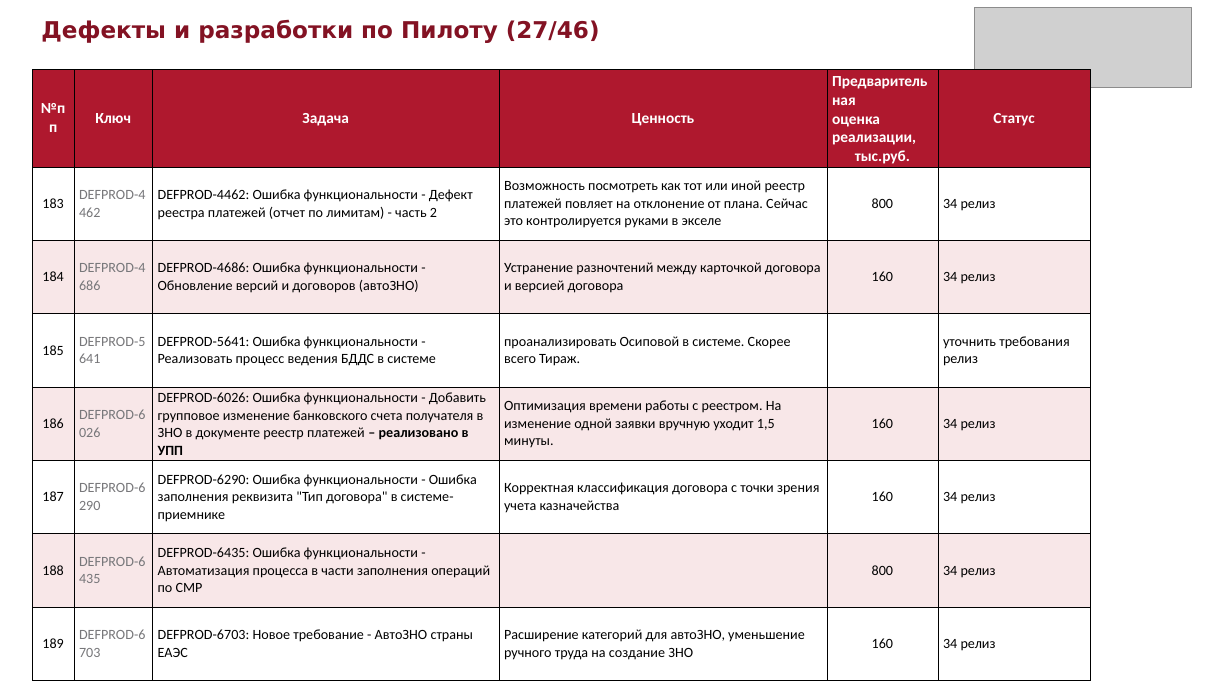
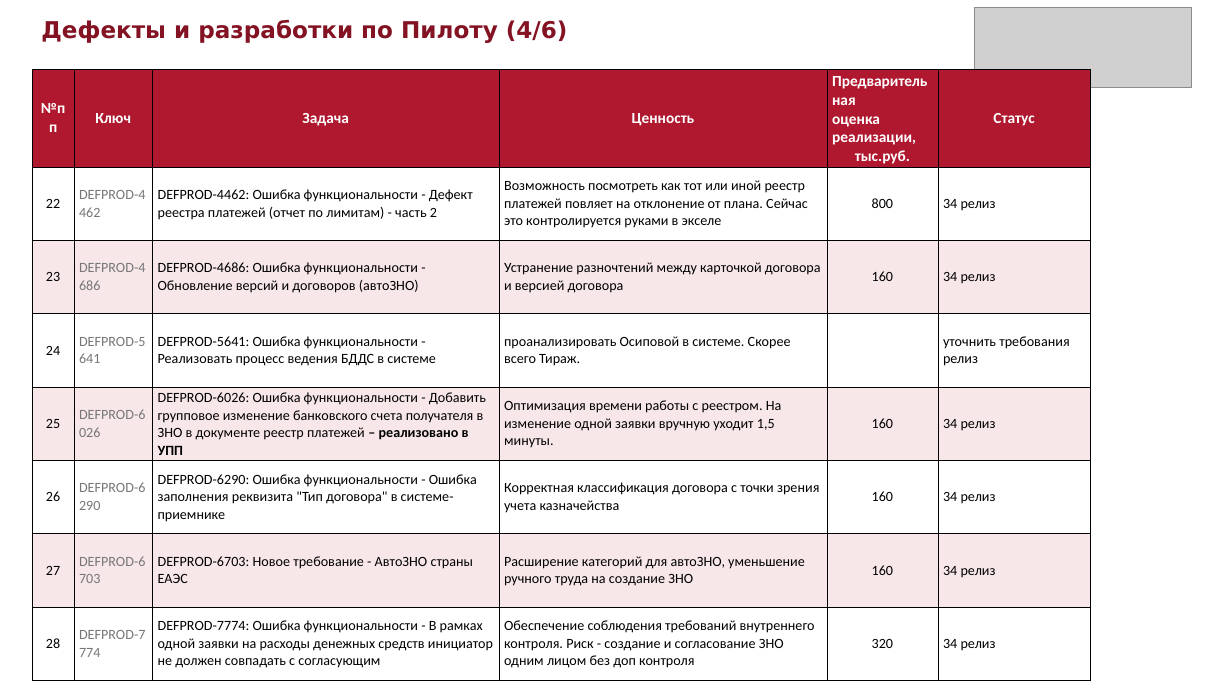
Before and after one commit to sokrat-in-me/pptx, a slide deck: slide 4 of Дефекты_и_разработки_по_Пилоту.pptx (slide 27 before the commit). Drawn at 1232x693 pixels with LibreOffice and Linux fonts; fonts in the diff are those of the drawing; grey boxes stand for pictures. Boxes give left, top, right and bottom in pixels: in the first picture for what was removed or moved away, otherwise in the second. Text is boxed around its words. In the diff, an @@ line names an element or a change of style, - is before the commit and + after.

```diff
--- a/Дефекты_и_разработки_по_Пилоту.pptx
+++ b/Дефекты_и_разработки_по_Пилоту.pptx
@@ text at (41,19,568,43): text changed @@
-Дефекты и разработки по Пилоту (27/46)
+Дефекты и разработки по Пилоту (4/6)
@@ table at (32,69,1091,672) @@
-row 2, column 1: 183
+row 2, column 1: 22
-row 3, column 1: 184
+row 3, column 1: 23
-row 4, column 1: 185
+row 4, column 1: 24
-row 5, column 1: 186
+row 5, column 1: 25
-row 6, column 1: 187
+row 6, column 1: 26
-row 7: 188 | DEFPROD-6435 | DEFPROD-6435: Ошибка функциональности - Автоматизация процесса в части заполнения операций по СМР |  | 800 | 34 релиз
+row 7: 27 | DEFPROD-6703 | DEFPROD-6703: Новое требование - АвтоЗНО страны ЕАЭС | Расширение категорий для автоЗНО, уменьшение ручного труда на создание ЗНО | 160 | 34 релиз
-row 8: 189 | DEFPROD-6703 | DEFPROD-6703: Новое требование - АвтоЗНО страны ЕАЭС | Расширение категорий для автоЗНО, уменьшение ручного труда на создание ЗНО | 160 | 34 релиз
+row 8: 28 | DEFPROD-7774 | DEFPROD-7774: Ошибка функциональности - В рамках одной заявки на расходы денежных средств инициатор не должен совпадать с согласующим | Обеспечение соблюдения требований внутреннего контроля. Риск - создание и согласование ЗНО одним лицом без доп контроля | 320 | 34 релиз
```
Also in this commit, not shown: 5 other slides changed, 40 slides removed, 2 other files.
